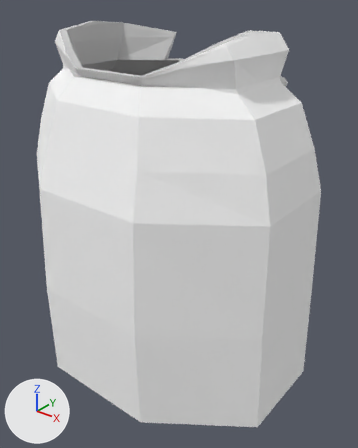
One commit to the OBJ model Models/person_fat_labcoat.obj: the scene before it, then after it.
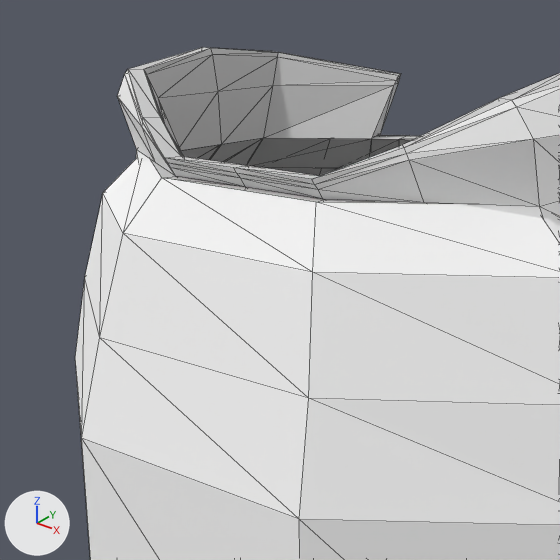
Each version is shown whole from a camera (50 mm lens) standing at (0.63, -0.741, 0.848) and looking at (0.033, 0.005, 0.386), then close up on the part from 1% to 68% of the width and 0% to 54% of the height. Every picture has the same lights, and +X, +Y and +Z are marked at lower left. The older version's two pictures come first. The close-ups show mesh edges as thin lines. Where no turn or scale is listed for an object, it has been applied to the vertices.

Objects in the first close-up: 'person_fat_labcoat'.
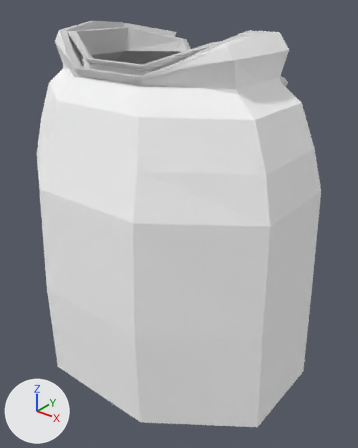
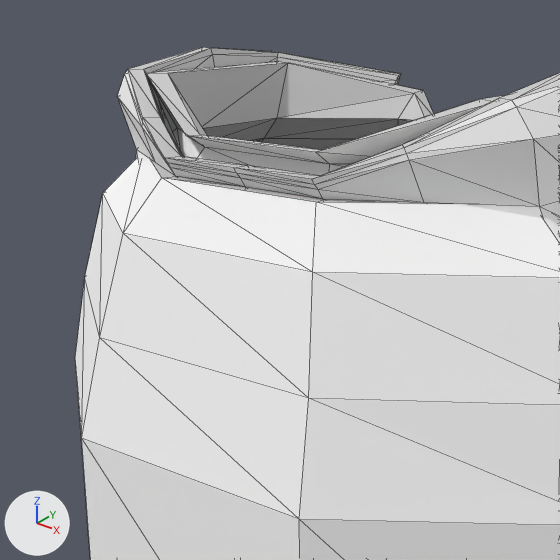
Location of each change, [x1, y1, x2, y2] in pixels of the close-ups (560 x 560 px):
part 1 of me_person_fat_labcoat, added
    after: [146, 61, 503, 176]

The change in detail:
me_person_fat_labcoat is used by ob_person_fat_labcoat; location (0.0, 0.0, 0.0).
me_person_fat_labcoat had 370 vertices, 720 faces and spanned x -0.313..0.313, y -0.235..0.242, z 0.07..0.78.
me_person_fat_labcoat now has 450 vertices, 876 faces and spans x -0.313..0.313, y -0.235..0.242, z 0.07..0.78.
me_person_fat_labcoat part 1: a new loose piece of 80 vertices spanning x -0.213..0.213, y -0.142..0.163, z 0.68..0.765.
